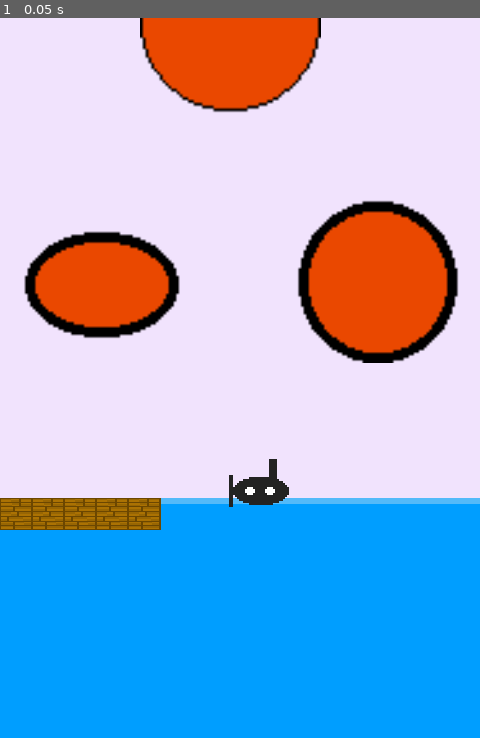
Above: before the commit, frame 1.
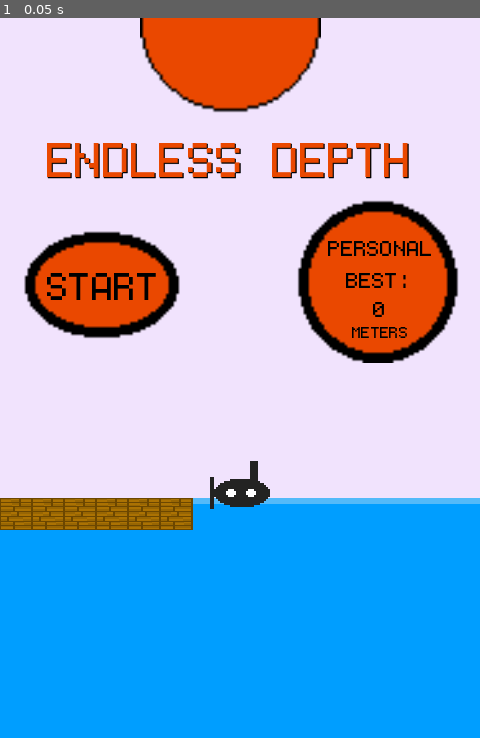
Above: after the commit, the same moment.

Repository: seb-navarro/Endless_Depth
Game: Godot game, scene res://Menu/Menu.tscn
Same seed, same stepped clock (60 frames per second), same inputs: the game is played once before the commit and once after it. This scene is started directly instead of the project's main scene.
Inputs:
- Up to frame 1 (0.05 s): no input

The runs differ from the first frame. In frame 1, 3.3% of the frame differs, in the area x 9-90%, y 17-72%.

Commit message:
Finished menu design

Diff:
--- a/Menu/Menu.tscn
+++ b/Menu/Menu.tscn
@@ -1,6 +1,7 @@
-[gd_scene load_steps=9 format=3 uid="uid://blt4en04tvu33"]
+[gd_scene load_steps=11 format=3 uid="uid://blt4en04tvu33"]
 
 [ext_resource type="Texture2D" uid="uid://n3umsrt60goi" path="res://assets/art/environment/sky-1.png.png" id="1_85li0"]
+[ext_resource type="Script" path="res://Menu/menu.gd" id="1_qj7eo"]
 [ext_resource type="Texture2D" uid="uid://dey7cr2jke7bv" path="res://assets/art/environment/sun.png" id="2_aka0j"]
 [ext_resource type="Texture2D" uid="uid://55x675rh1bib" path="res://assets/art/environment/Button-1.png.png" id="3_hbhmf"]
 [ext_resource type="Texture2D" uid="uid://tpftma0gxx2b" path="res://assets/art/environment/water_background_surface.png" id="3_it0t1"]
@@ -8,6 +9,7 @@
 [ext_resource type="Texture2D" uid="uid://yyqdpggpco8p" path="res://assets/art/environment/water background-1.png (1).png" id="4_sep0v"]
 [ext_resource type="Texture2D" uid="uid://c8xummau7d07s" path="res://assets/art/environment/Wooden Bridge-1.png.png" id="5_0nkvc"]
 [ext_resource type="Texture2D" uid="uid://cypp1sy3t8esr" path="res://assets/art/player/Submarine (Right) - Endless Depth/submarine_right_00.png" id="6_ijf1r"]
+[ext_resource type="FontFile" uid="uid://c1rtvtnimcle0" path="res://assets/fonts/monogram.ttf" id="7_h5yxf"]
 
 [node name="Menu" type="Control"]
 layout_mode = 3
@@ -16,80 +18,192 @@
 anchor_bottom = 1.0
 grow_horizontal = 2
 grow_vertical = 2
+script = ExtResource("1_qj7eo")
 
 [node name="Background" type="TextureRect" parent="."]
-layout_mode = 0
-offset_right = 480.0
-offset_bottom = 720.0
+layout_mode = 1
+anchors_preset = 15
+anchor_right = 1.0
+anchor_bottom = 1.0
 texture = ExtResource("1_85li0")
 
 [node name="Sun" type="TextureRect" parent="Background"]
 custom_minimum_size = Vector2(181, 181)
-layout_mode = 0
-offset_left = 140.0
-offset_right = 321.0
-offset_bottom = 181.0
+layout_mode = 1
+anchors_preset = -1
+anchor_left = 0.292
+anchor_right = 0.669
+anchor_bottom = 0.251
+offset_left = -0.160019
+offset_right = -0.120026
+offset_bottom = 0.279984
 texture = ExtResource("2_aka0j")
 
 [node name="WaterTop" type="TextureRect" parent="Background"]
-layout_mode = 0
+layout_mode = 1
+anchors_preset = -1
+anchor_top = 0.667
+anchor_right = 1.0
+anchor_bottom = 0.711
 offset_left = 3.0
-offset_top = 480.0
-offset_right = 480.0
-offset_bottom = 512.0
+offset_top = -0.240051
+offset_bottom = 0.0799866
 texture = ExtResource("3_it0t1")
 stretch_mode = 1
 
 [node name="Water" type="TextureRect" parent="Background"]
-layout_mode = 0
-offset_top = 508.0
-offset_right = 480.0
-offset_bottom = 720.0
+layout_mode = 1
+anchors_preset = -1
+anchor_top = 0.706
+anchor_right = 1.0
+anchor_bottom = 1.0
+offset_top = -0.320007
+grow_horizontal = 2
+grow_vertical = 2
 texture = ExtResource("4_sep0v")
 stretch_mode = 1
 
 [node name="Bridge" type="TextureRect" parent="Background"]
-layout_mode = 0
-offset_top = 480.0
-offset_right = 161.0
-offset_bottom = 512.0
+layout_mode = 1
+anchors_preset = -1
+anchor_top = 0.667
+anchor_right = 0.402
+anchor_bottom = 0.711
+offset_top = -0.240051
+offset_right = 0.0399933
+offset_bottom = 0.0799866
 texture = ExtResource("5_0nkvc")
 expand_mode = 1
 stretch_mode = 1
 
 [node name="Submarine" type="TextureRect" parent="Background"]
-layout_mode = 0
-offset_left = 227.0
-offset_top = 433.0
-offset_right = 291.0
-offset_bottom = 497.0
+layout_mode = 1
+anchors_preset = -1
+anchor_left = 0.433
+anchor_top = 0.604
+anchor_right = 0.567
+anchor_bottom = 0.693
+offset_left = 0.159988
+offset_top = 0.119965
+offset_right = -0.160004
+offset_bottom = 0.039978
 texture = ExtResource("6_ijf1r")
+
+[node name="Title" type="Label" parent="Background"]
+layout_mode = 1
+anchors_preset = -1
+anchor_left = 0.098
+anchor_top = 0.151
+anchor_right = 0.86
+anchor_bottom = 0.235
+offset_left = -0.0400009
+offset_top = 0.279991
+offset_right = 0.199982
+offset_bottom = -0.200012
+theme_override_colors/font_color = Color(0.917647, 0.282353, 0, 1)
+theme_override_colors/font_shadow_color = Color(0, 0, 0, 1)
+theme_override_colors/font_outline_color = Color(0, 0, 0, 1)
+theme_override_fonts/font = ExtResource("7_h5yxf")
+theme_override_font_sizes/font_size = 75
+text = "ENDLESS DEPTH"
+uppercase = true
 
 [node name="StartButton" type="TextureButton" parent="."]
 custom_minimum_size = Vector2(164, 164)
 layout_mode = 2
-offset_left = 20.0
-offset_top = 181.0
-offset_right = 184.0
-offset_bottom = 345.0
+anchor_left = 0.042
+anchor_top = 0.251
+anchor_right = 0.383
+anchor_bottom = 0.479
+offset_left = -0.160002
+offset_top = 0.279984
+offset_right = 0.159988
+offset_bottom = 0.119965
 texture_normal = ExtResource("3_hbhmf")
 stretch_mode = 0
+
+[node name="StartLabel" type="Label" parent="StartButton"]
+layout_mode = 1
+anchors_preset = -1
+anchor_left = 0.165
+anchor_top = 0.372
+anchor_right = 0.854
+anchor_bottom = 0.665
+offset_left = -0.0600014
+offset_top = -0.00800323
+offset_right = -0.0559998
+offset_bottom = -0.0600052
+theme_override_colors/font_color = Color(0, 0, 0, 1)
+theme_override_colors/font_outline_color = Color(0, 0, 0, 1)
+theme_override_fonts/font = ExtResource("7_h5yxf")
+theme_override_font_sizes/font_size = 60
+text = "START"
+uppercase = true
 
 [node name="PersonalBestTexture" type="TextureRect" parent="."]
 custom_minimum_size = Vector2(126, 126)
 layout_mode = 2
-offset_left = 296.0
-offset_top = 181.0
-offset_right = 460.0
-offset_bottom = 345.0
+anchor_left = 0.617
+anchor_top = 0.251
+anchor_right = 0.958
+anchor_bottom = 0.479
+offset_left = -0.160034
+offset_top = 0.279984
+offset_right = 0.159973
+offset_bottom = 0.119965
 texture = ExtResource("4_rhayp")
 
 [node name="PersonalBestLabel" type="Label" parent="PersonalBestTexture"]
-layout_mode = 0
-offset_right = 40.0
-offset_bottom = 23.0
+layout_mode = 1
+anchors_preset = -1
+anchor_left = 0.207
+anchor_top = 0.201
+anchor_right = 0.817
+anchor_bottom = 0.61
+offset_left = 0.0519981
+offset_top = 0.0359993
+offset_right = 0.0119934
+offset_bottom = -0.0400009
+theme_override_colors/font_color = Color(0, 0, 0, 1)
+theme_override_colors/font_outline_color = Color(0, 0, 0, 1)
+theme_override_fonts/font = ExtResource("7_h5yxf")
+theme_override_font_sizes/font_size = 35
+text = "PERSONAL BEST:"
+horizontal_alignment = 1
+autowrap_mode = 2
+uppercase = true
 
 [node name="PersonalBestValue" type="Label" parent="PersonalBestTexture"]
-layout_mode = 0
-offset_right = 40.0
-offset_bottom = 23.0
+layout_mode = 1
+anchors_preset = -1
+anchor_left = 0.195
+anchor_top = 0.573
+anchor_right = 0.823
+anchor_bottom = 0.75
+offset_left = 0.0199986
+offset_top = 0.0279999
+offset_right = 0.0279999
+theme_override_colors/font_color = Color(0, 0, 0, 1)
+theme_override_colors/font_outline_color = Color(0, 0, 0, 1)
+theme_override_fonts/font = ExtResource("7_h5yxf")
+theme_override_font_sizes/font_size = 35
+text = "0"
+horizontal_alignment = 1
+
+[node name="PersonalBestMeters" type="Label" parent="PersonalBestTexture"]
+layout_mode = 1
+anchors_preset = -1
+anchor_left = 0.341
+anchor_top = 0.744
+anchor_right = 0.683
+anchor_bottom = 0.872
+offset_left = 0.0759964
+offset_top = -0.0160065
+offset_right = -0.012001
+offset_bottom = -0.00801086
+theme_override_colors/font_color = Color(0, 0, 0, 1)
+theme_override_colors/font_outline_color = Color(0, 0, 0, 1)
+theme_override_fonts/font = ExtResource("7_h5yxf")
+theme_override_font_sizes/font_size = 25
+text = "METERS"
+uppercase = true
--- /dev/null
+++ b/Menu/menu.gd
@@ -0,0 +1,11 @@
+extends Control
+
+
+# Called when the node enters the scene tree for the first time.
+func _ready() -> void:
+	pass # Replace with function body.
+
+
+# Called every frame. 'delta' is the elapsed time since the previous frame.
+func _process(delta: float) -> void:
+	pass
